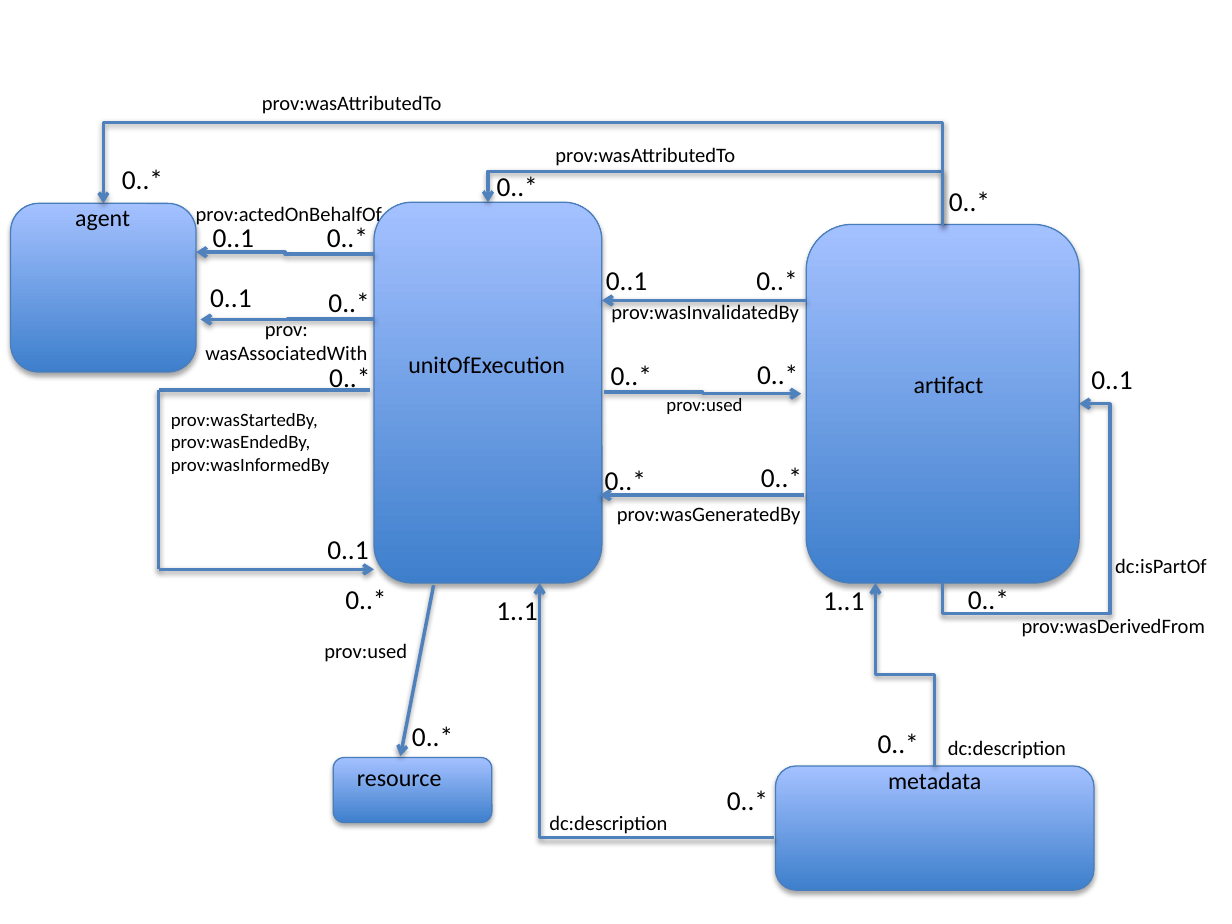
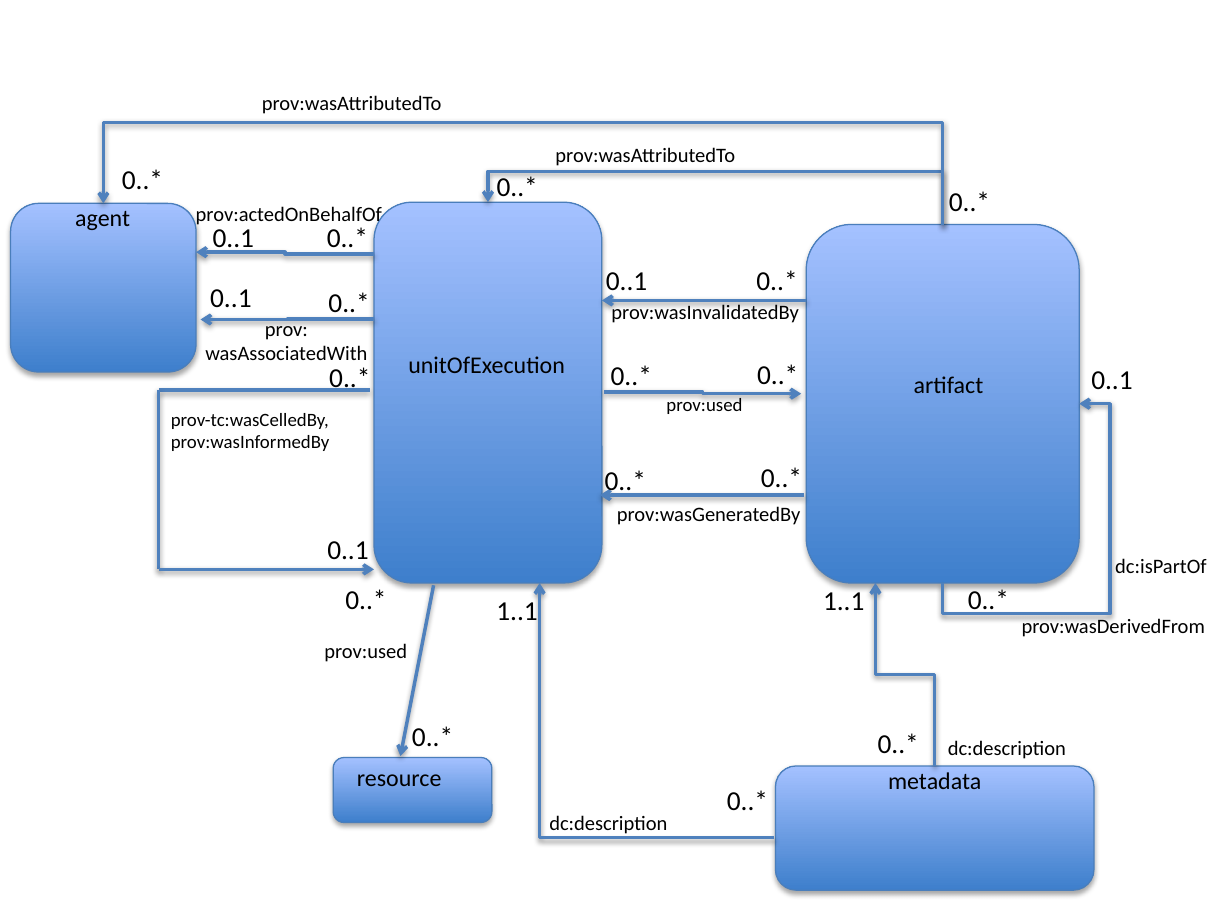
Before and after one commit to GaloisInc/adapt, a slide deck: slide 1 of Ingest/languagediagram.pptx. Drawn at 1232x924 pixels with LibreOffice and Linux fonts; fonts in the diff are those of the drawing. Boxes give left, top, right and bottom in pixels: in the first picture for what was removed or moved away, otherwise in the second. Text is boxed around its words. In the diff, an @@ line names an element or a change of style, - is before the commit and + after.

Commit message:
added wasCalledBy, removed wasStartedBy, wasEndedBy

```diff
--- a/Ingest/languagediagram.pptx
+++ b/Ingest/languagediagram.pptx
@@ text at box(171, 413, 329, 429): text changed @@
-prov:wasStartedBy,
-prov:wasEndedBy,
+prov-tc:wasCelledBy,
```
Also in this commit, not shown: 2 other files.
